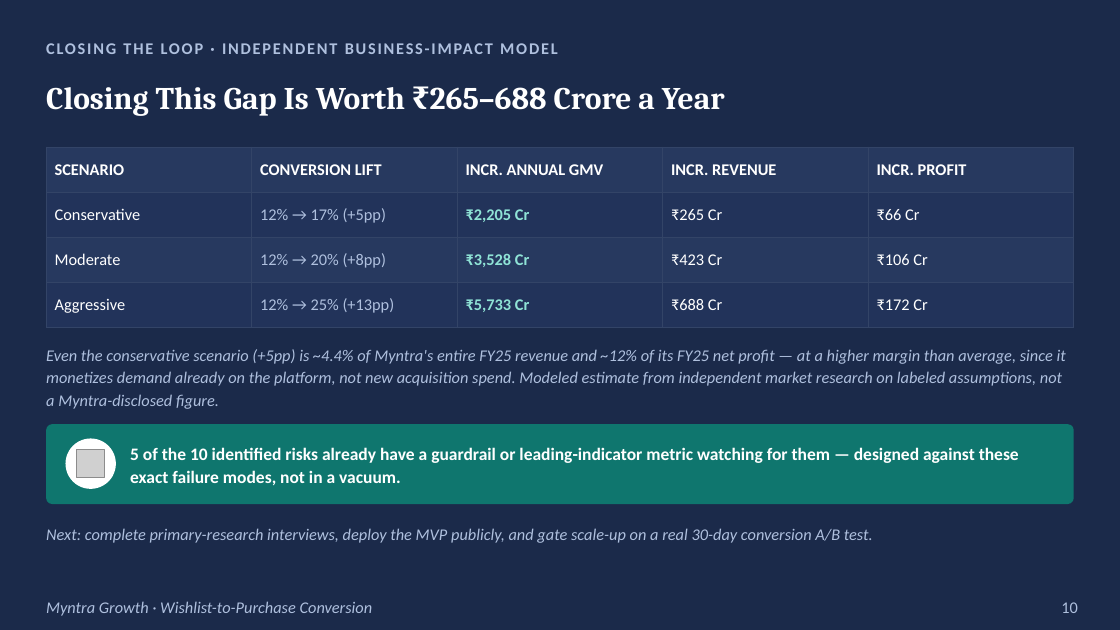
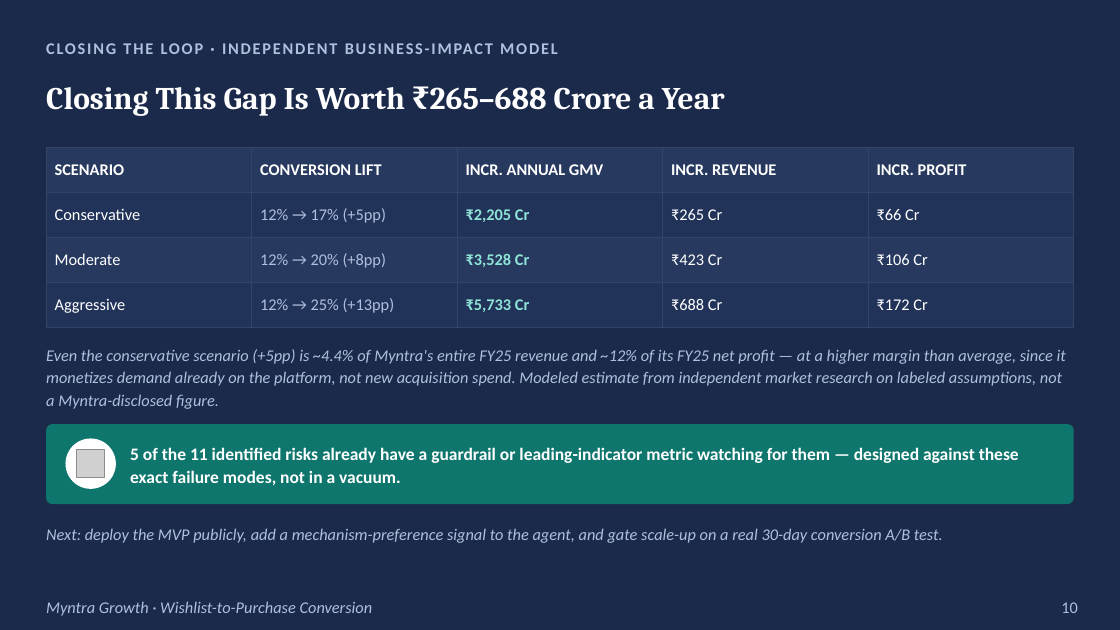
Before and after one commit to satheesanaswinPM/grad-pro-3---myntra, a slide deck: slide 10 of reports/final_deck_demo.pptx. Drawn at 1120x630 pixels with LibreOffice and Linux fonts; fonts in the diff are those of the drawing; grey boxes stand for pictures. Boxes give left, top, right and bottom in pixels: in the first picture for what was removed or moved away, otherwise in the second. Text is boxed around its words. In the diff, an @@ line names an element or a change of style, - is before the commit and + after.

```diff
--- a/reports/final_deck_demo.pptx
+++ b/reports/final_deck_demo.pptx
@@ text at bbox=[130, 447, 1019, 485]: text changed @@
-5 of the 10 identified risks already have a guardrail or leading-indicator metric watching for them — designed against these exact failure modes, not in a vacuum.
+5 of the 11 identified risks already have a guardrail or leading-indicator metric watching for them — designed against these exact failure modes, not in a vacuum.
@@ text at bbox=[46, 528, 943, 543]: text changed @@
-Next: complete primary-research interviews, deploy the MVP publicly, and gate scale-up on a real 30-day conversion A/B test.
+Next: deploy the MVP publicly, add a mechanism-preference signal to the agent, and gate scale-up on a real 30-day conversion A/B test.
```
Also in this commit, not shown: 2 other slides changed, 13 other files.
